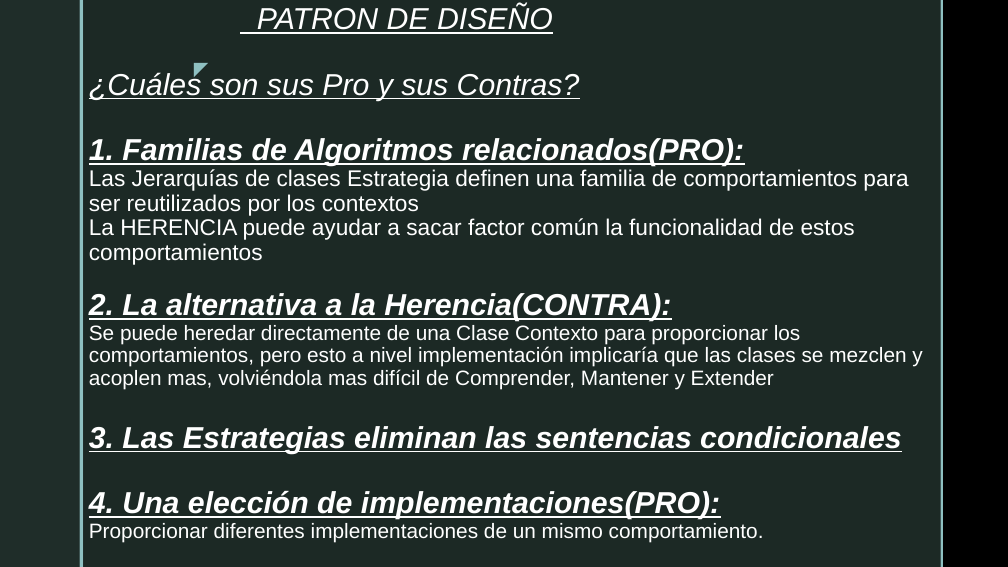
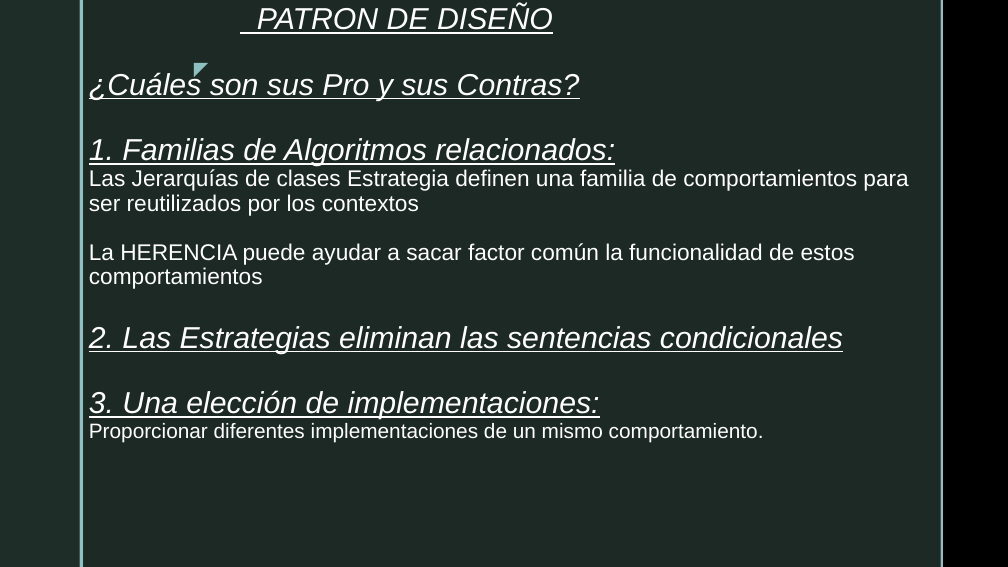
Before and after one commit to LucaTerranovaB/Dise-oSIstemas-Strategy-, a slide deck: slide 7 of Strategy.pptx. Drawn at 1008x567 pixels with LibreOffice and Linux fonts; fonts in the diff are those of the drawing; background and template pictures are left out. Boxes give left, top, right and bottom in pixels: in the first picture for what was removed or moved away, otherwise in the second. Text is boxed around its words. In the diff, an @@ line names an element or a change of style, - is before the commit and + after.

```diff
--- a/Strategy.pptx
+++ b/Strategy.pptx
@@ title at box(89, 6, 908, 442): text changed; size 19.8 to 21.6 pt @@
-PATRON DE DISEÑO
-¿Cuáles son sus Pro y sus Contras?
-1. Familias de Algoritmos relacionados(PRO):
-Las Jerarquías de clases Estrategia definen una familia de comportamientos para ser reutilizados por los contextos
-La HERENCIA puede ayudar a sacar factor común la funcionalidad de estos comportamientos
-2. La alternativa a la Herencia(CONTRA):
-Se puede heredar directamente de una Clase Contexto para proporcionar los comportamientos, pero esto a nivel implementación implicaría que las clases se mezclen y acoplen mas, volviéndola mas difícil de Comprender, Mantener y Extender
-3. Las Estrategias eliminan las sentencias condicionales
-4. Una elección de implementaciones(PRO):
-Proporcionar diferentes implementaciones de un mismo comportamiento.
+PATRON DE DISEÑO
+¿Cuáles son sus Pro y sus Contras?
+1. Familias de Algoritmos relacionados:
+Las Jerarquías de clases Estrategia definen una familia de comportamientos para ser reutilizados por los contextos
+La HERENCIA puede ayudar a sacar factor común la funcionalidad de estos comportamientos
+2. Las Estrategias eliminan las sentencias condicionales
+3. Una elección de implementaciones:
+Proporcionar diferentes implementaciones de un mismo comportamiento.
```
Also in this commit, not shown: 5 other slides changed, 1 other file.
